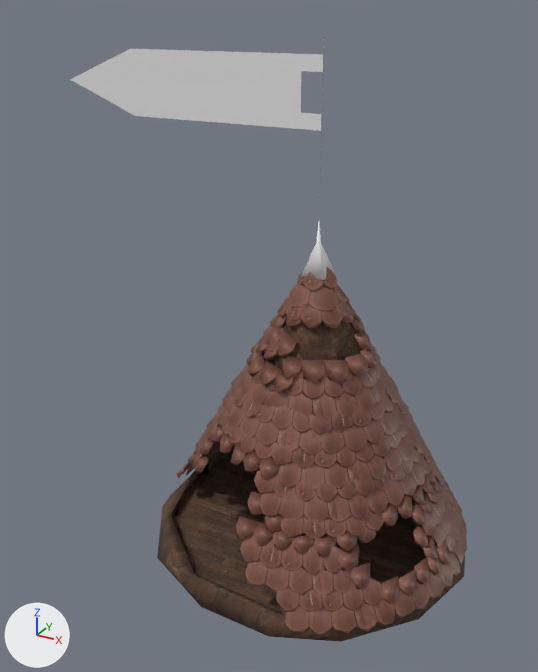
Two versions of the FBX model csgo_addons/surf_castle/models/middle_castles/conus_roof/conus_roof_LOD4.fbx, one commit apart.
One viewpoint serves both versions: a 50 mm camera at (1.79, -3.87, 3.13) aimed at (-0.3, -0.06, 1.22). Arrows for +X, +Y and +Z are at lower left; the lights stay in place. The picture after the commit comes second. Where no turn or scale is listed for an object, it has been applied to the vertices. Vertices at exactly the same position are counted once.

Before the edit, the objects in view are built like this:
```python
me_aset_building_beam_l_vkbfadf_00_lod3_109 = bpy.data.meshes.new('Aset_building_beam_L_vkbfadf_00_LOD3.109')
me_aset_building_beam_l_vkbfadf_00_lod3_109.from_pydata(...)  # 1904 vertices, 3282 faces; spans x -3.55..-1.41, y -1.01..1.12, z -0.04..1.79
# faces by material slot: [1825, 1457]
me_aset_building_beam_l_vkbfadf_00_lod3_109.materials.append(mat_old_wooden_vkbfadf)  # picture img_vkbfadf_2k_albedo_jpg
me_aset_building_beam_l_vkbfadf_00_lod3_109.materials.append(mat_old_wooden_vkbfdekqx)  # picture img_vkbfdekqx_2k_albedo_jpg
me_plane_334 = bpy.data.meshes.new('Plane.334')
me_plane_334.from_pydata(...)  # 4549 vertices, 5245 faces; spans x -1.1..1.8, y -1.04..1.07, z -2.87..0.32
# faces by material slot: [7, 13, 160, 5065]
me_plane_334.materials.append(mat_flags)  # white #e7e7e7
me_plane_334.materials.append(mat_metal_mb)  # white #e7e7e7
me_plane_334.materials.append(mat_wood_roof)
me_plane_334.materials.append(mat_roof_material)  # picture img_thtmajkg_2k_albedo_jpg
ob_aset_building_beam_l_vkbfadf_00_lod3_043 = bpy.data.objects.new('Aset_building_beam_L_vkbfadf_00_LOD3.043', me_aset_building_beam_l_vkbfadf_00_lod3_109)
ob_aset_building_beam_l_vkbfadf_00_lod3_043.location = (2.481, -0.053, -0.167)
ob_fabric_flag_009 = bpy.data.objects.new('Fabric_flag.009', me_plane_334)
ob_fabric_flag_009.location = (-0.714, 0.0, 2.706)
```
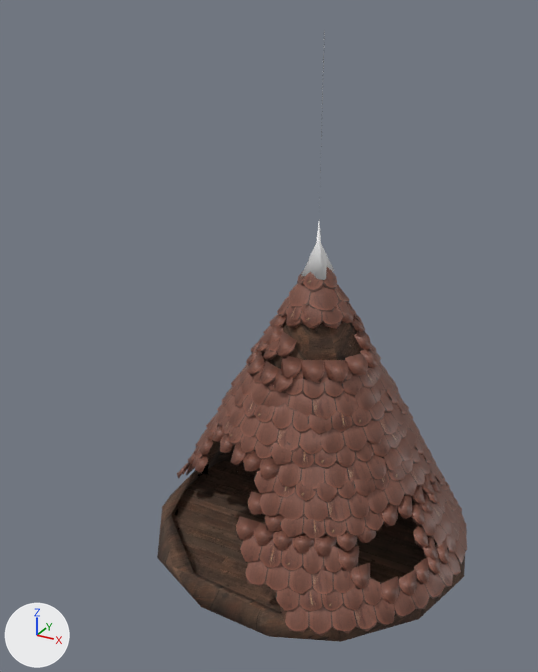
Changed parts and their boxes [x1, y1, x2, y2] in the pictures (538 x 672 px):
'Fabric_flag.009', reshaped (22% narrower)
    before: [70, 30, 467, 642]
    after: [157, 30, 467, 642]
part 1 of me_plane_334, deleted
    before: [70, 49, 323, 131]

What changed in the scene script:
```text
Change me_plane_334:
    used by ob_fabric_flag_009; location = (-0.714, 0.0, 2.706)
    remove me_plane_334.from_pydata(...)  # 4549 vertices, 5245 faces; spans x -1.1..1.8, y -1.04..1.07, z -2.87..0.32
    remove me_plane_334.materials.append(mat_flags)  # white #e7e7e7
    add me_plane_334.from_pydata(...)  # 4540 vertices, 5238 faces; spans x -0.35..1.8, y -1.04..1.07, z -2.87..0.32
    me_plane_334 part 1: the loose piece of 9 vertices spanning x -1.1..0.71, y 0.0, z -0.2..0.2 is deleted
```
